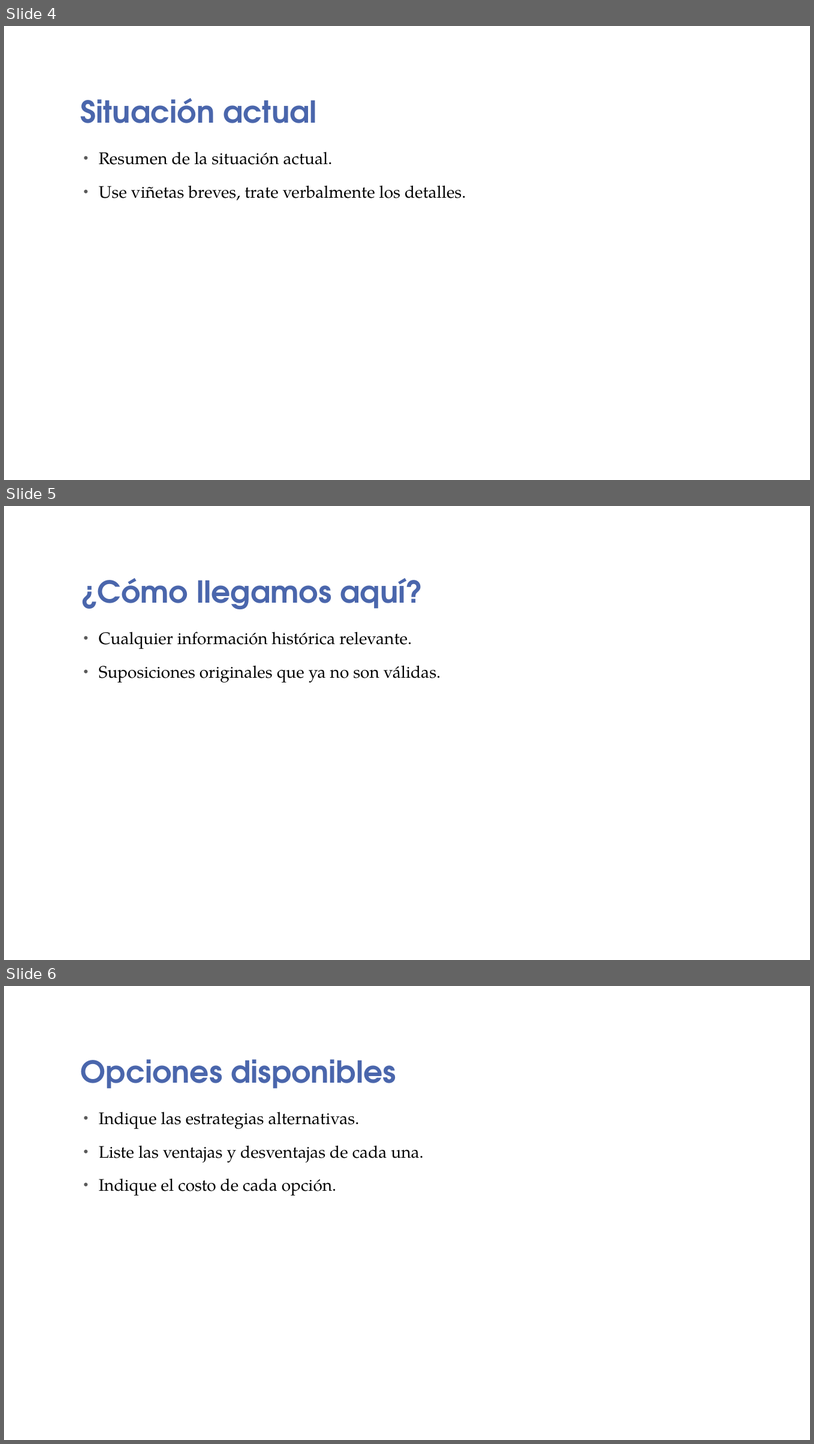
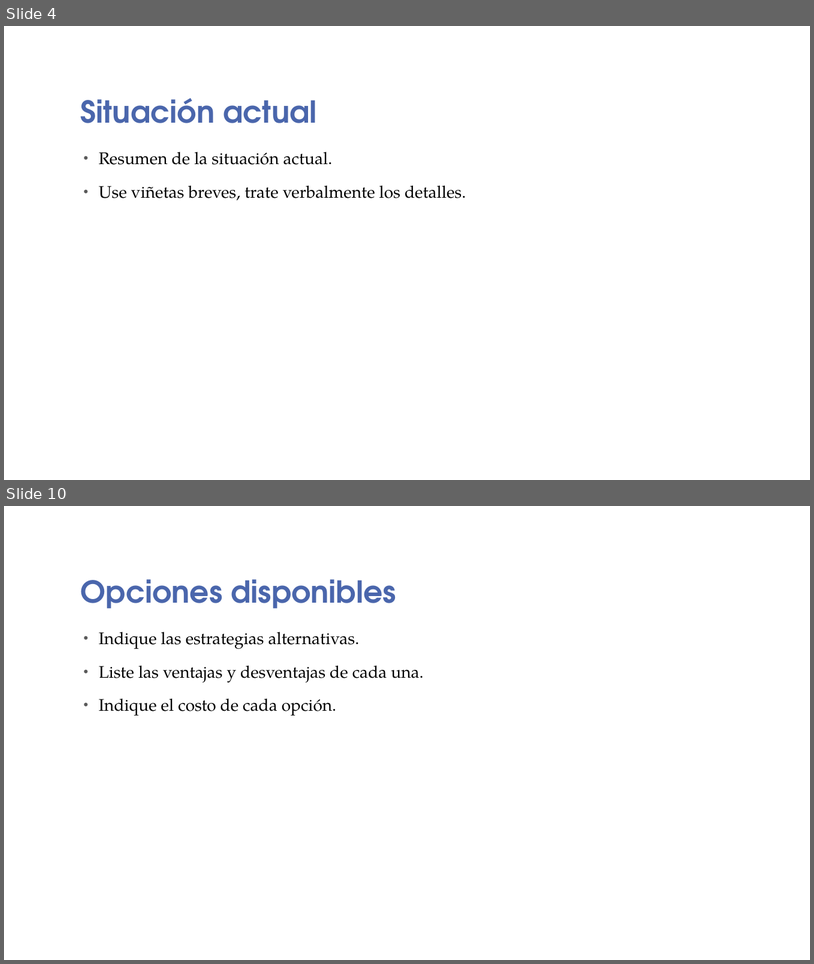
Before and after one commit to CameraCalibration/Report, a slide deck: PatternRecognition/Rings Grid Recognition.pptx. Shown one above the other, each under a label of ours: slides 4, 5 and 6 before the commit, slides 4 and 10 after it; the slides between them are not shown. The pictures are 814x1444 and 814x964 pixels, drawn with LibreOffice and Linux fonts; fonts in the diff are those of the drawing; background and template pictures are left out. Boxes give left, top, right and bottom in pixels: in the first picture for what was removed or moved away, otherwise in the second. Text is boxed around its words. In the diff, an @@ line names an element or a change of style, - is before the commit and + after.

```diff
--- a/PatternRecognition/Rings Grid Recognition.pptx
+++ b/PatternRecognition/Rings Grid Recognition.pptx
@@ slide 5 removed at [4,506,810,960], background picture (left out) @@
@@ title removed at [81,578,423,609] @@
-¿Cómo llegamos aquí?
@@ text removed at [99,631,441,682] @@
-• Cualquier información histórica relevante.
-• Suposiciones originales que ya no son válidas.
@@ what was slide 6 is now slide 10 @@
```
Also in this commit, not shown: 5 slides added.
